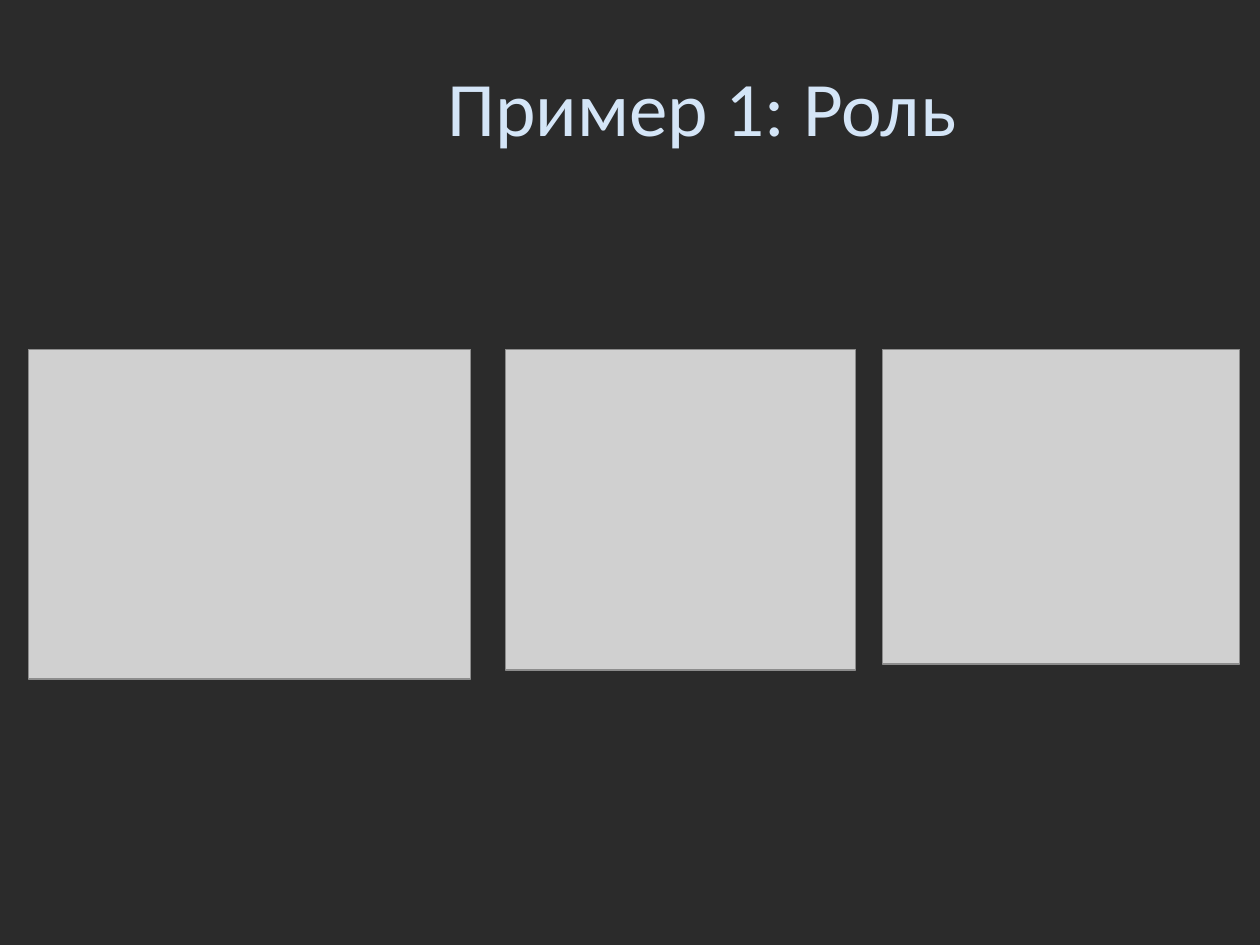
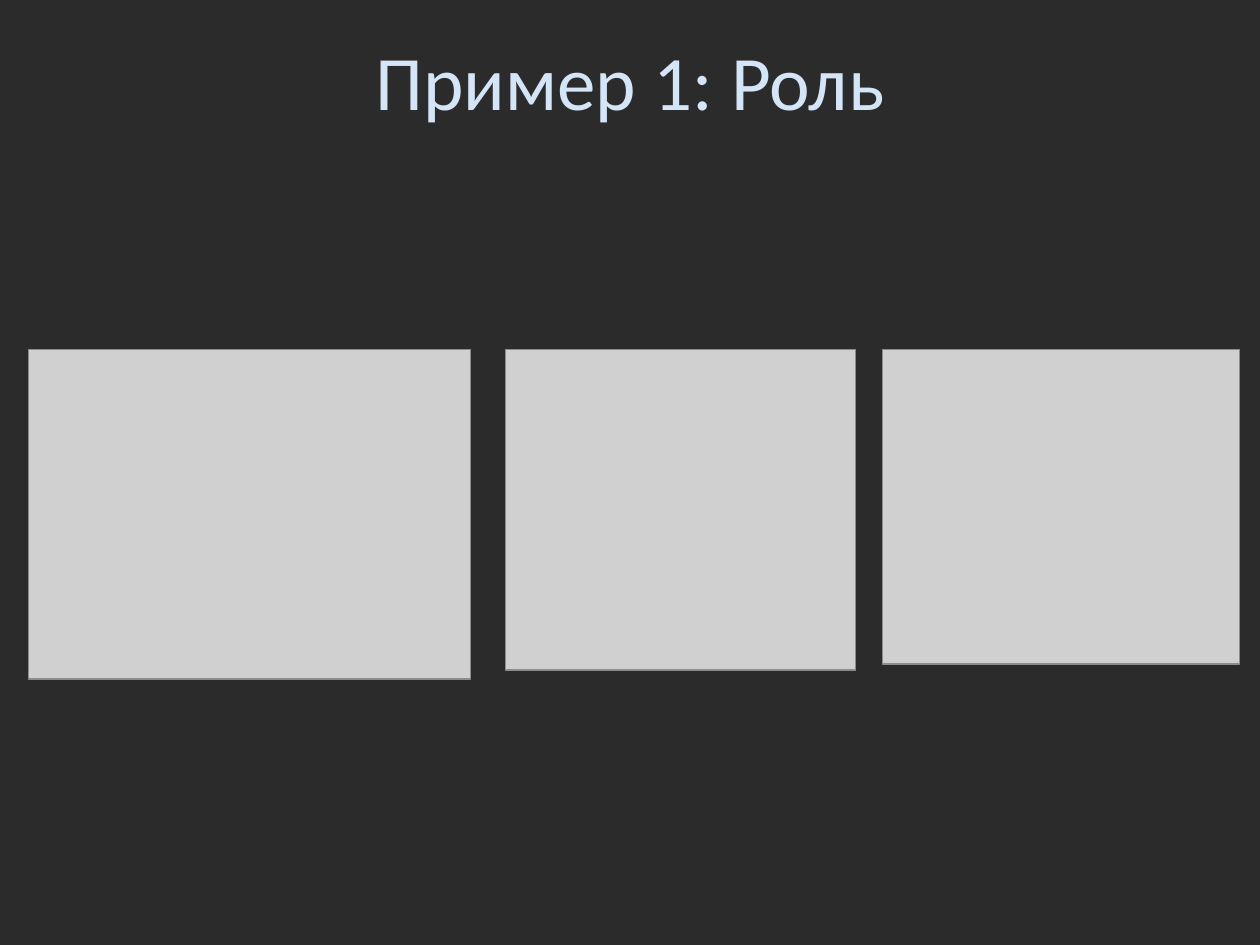
Before and after one commit to SkibaSAY/Doclad_Sniffers, a slide deck: slide 15 of Доклад_Снифферы.pptx. Drawn at 1260x945 pixels with LibreOffice and Linux fonts; fonts in the diff are those of the drawing; grey boxes stand for pictures; background and template pictures are left out; a plain dark background stands for a picture behind light text. Boxes give left, top, right and bottom in pixels: in the first picture for what was removed or moved away, otherwise in the second. Text is boxed around its words. In the diff, an @@ line names an element or a change of style, - is before the commit and + after.

```diff
--- a/Доклад_Снифферы.pptx
+++ b/Доклад_Снифферы.pptx
@@ title "Пример 1: Роль": place and size @@
-title "Пример 1: Роль" at (447, 86, 956, 149)
+title "Пример 1: Роль" at (375, 60, 884, 123)
```
Also in this commit, not shown: 18 other slides changed, 10 slides added, 3 slides removed, 1 other file.
